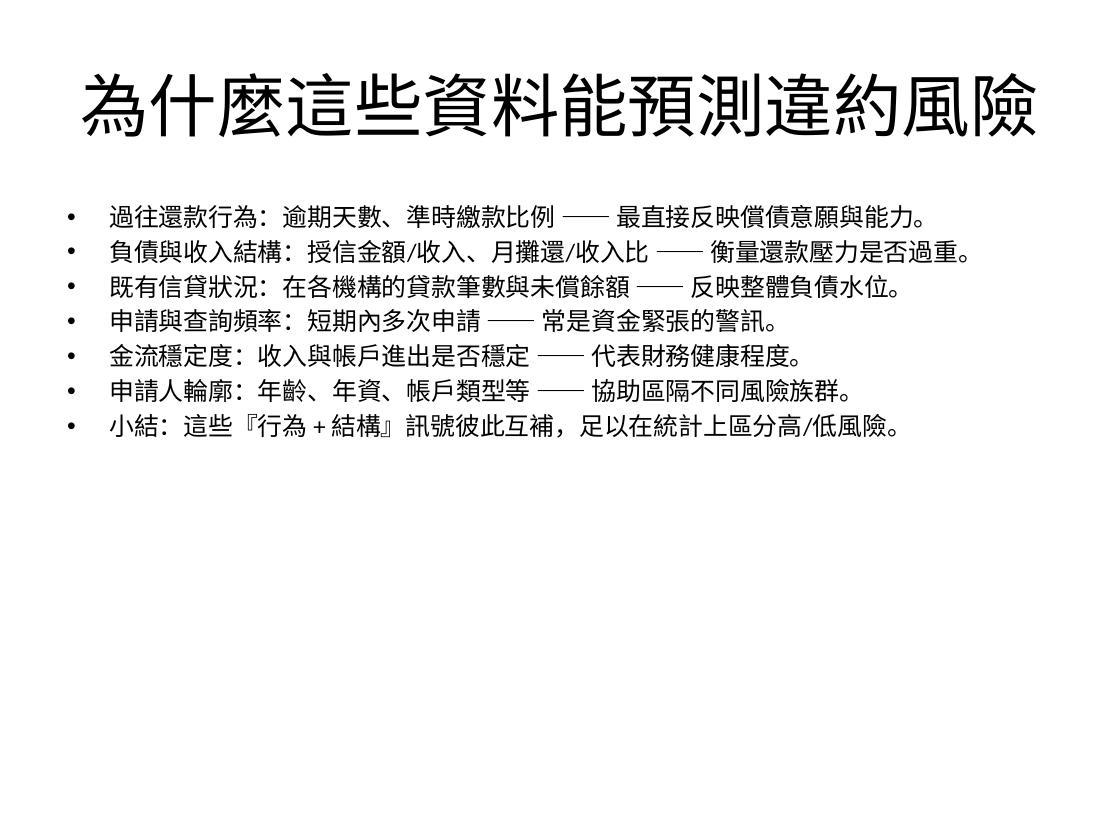
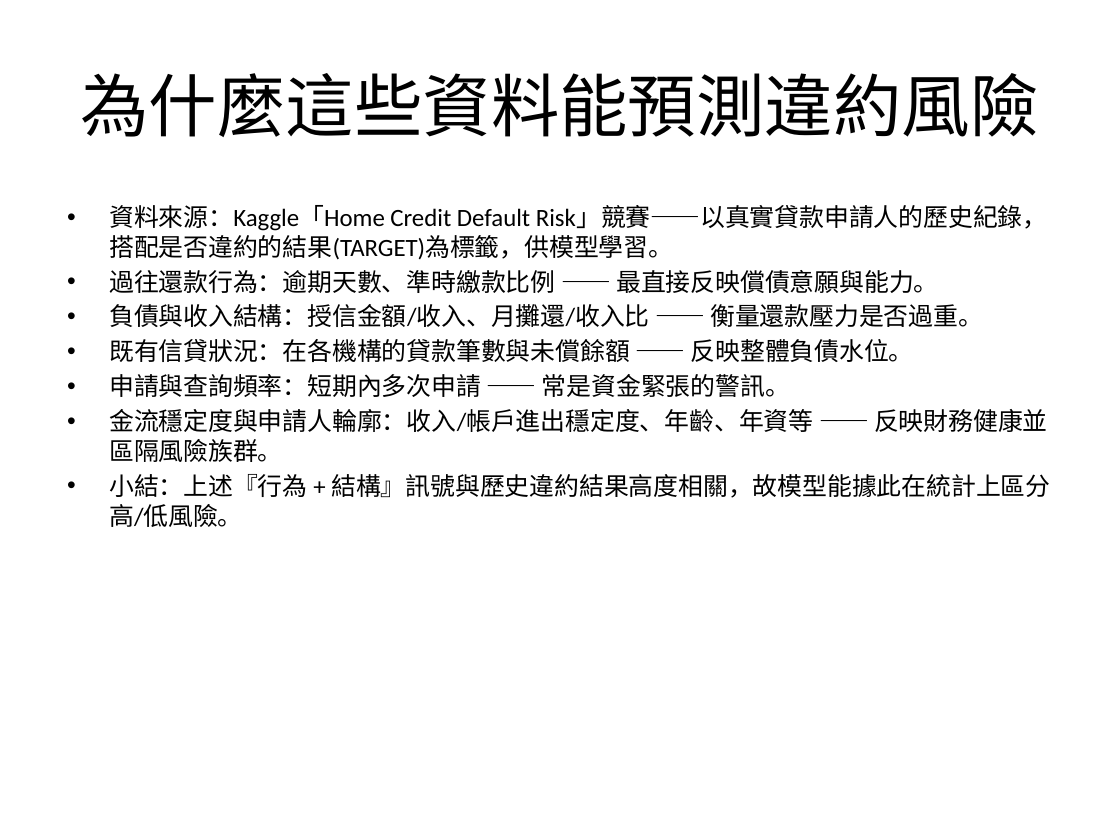
Before and after one commit to JoeMarchi/JoeWebsite, a slide deck: slide 2 of home-credit-slides/home_credit_slides.pptx. Drawn at 1120x840 pixels with LibreOffice and Linux fonts; fonts in the diff are those of the drawing. Boxes give left, top, right and bottom in pixels: in the first picture for what was removed or moved away, otherwise in the second. Text is boxed around its words. In the diff, an @@ line names an element or a change of style, - is before the commit and + after.

```diff
--- a/home-credit-slides/home_credit_slides.pptx
+++ b/home-credit-slides/home_credit_slides.pptx
@@ text at [109, 205, 1048, 260]: paragraph added @@
+• 資料來源：Kaggle「Home Credit Default Risk」競賽——以真實貸款申請人的歷史紀錄，搭配是否違約的結果(TARGET)為標籤，供模型學習。
@@ text at [109, 409, 1050, 527]: text changed @@
-• 金流穩定度：收入與帳戶進出是否穩定 —— 代表財務健康程度。
-• 申請人輪廓：年齡、年資、帳戶類型等 —— 協助區隔不同風險族群。
-• 小結：這些『行為 + 結構』訊號彼此互補，足以在統計上區分高/低風險。
+• 金流穩定度與申請人輪廓：收入/帳戶進出穩定度、年齡、年資等 —— 反映財務健康並區隔風險族群。
+• 小結：上述『行為 + 結構』訊號與歷史違約結果高度相關，故模型能據此在統計上區分高/低風險。
```
Also in this commit, not shown: 1 other slide changed, 3 other files.
